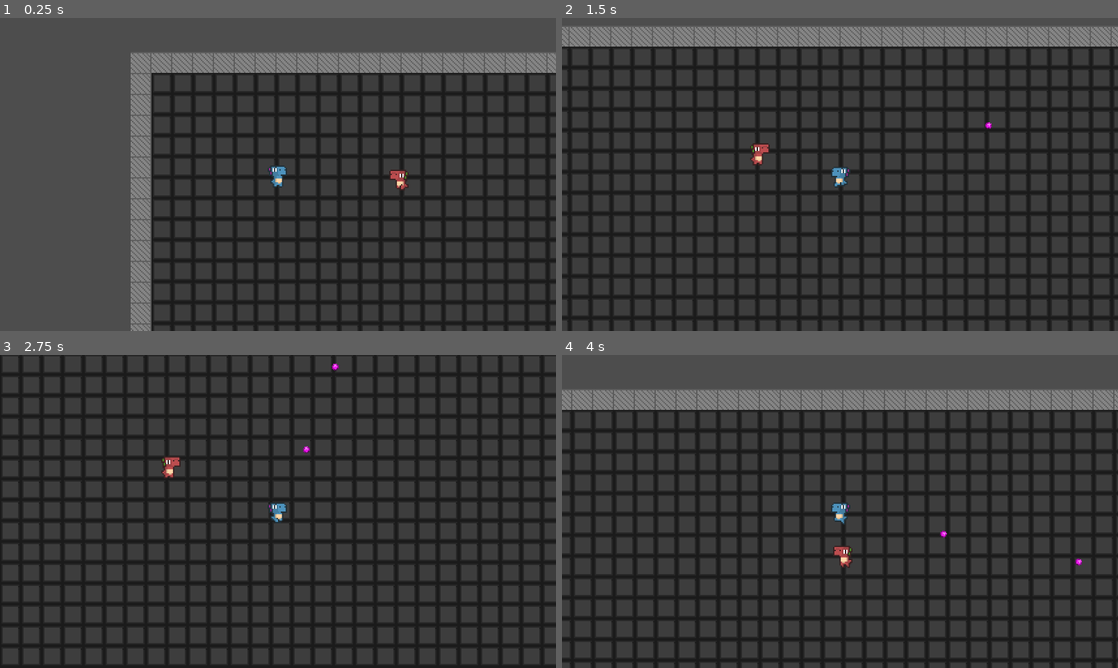
Above: before the commit, frames 1-4 (two rows, left to right).
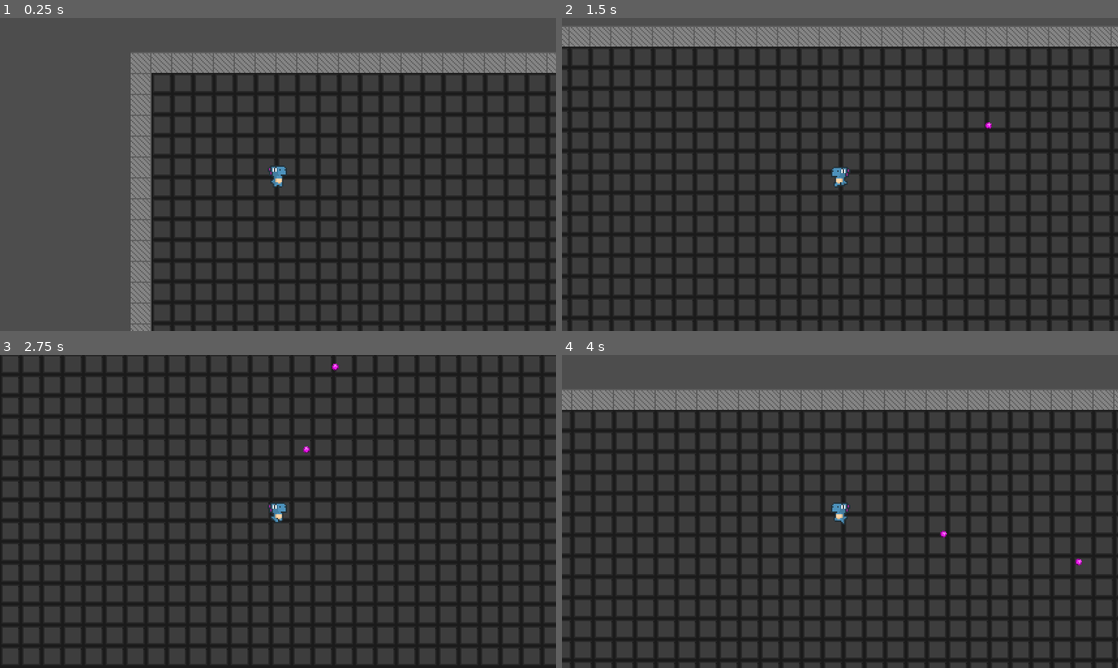
Above: after the commit, the same moments.

Repository: lopezmseb/neon-requiem
Game: Godot game, scene res://Scripts/test.tscn
Two runs of this game, one before a commit and one after it. Both use one fixed random seed, a clock stepped at 60 frames per second and the inputs below.
Inputs (mouse positions are in pixels of both pictures, inside the frame that each line leads up to):
- Up to frame 1 (0.25 s): no input
- Up to frame 2 (1.5 s): move the mouse to (962, 158) at 0.52 s; press the mouse at (962, 158) at 0.53 s; hold D (right) 0.53-1.28 s; tap Space (dash) at 0.8, 1.35 s; move the mouse to (728, 190) at 1.27 s; release the mouse at (728, 190) at 1.28 s; hold S (down) from 1.28 s (still down)
- Up to frame 3 (2.75 s): click (166, 527) at 1.55 s; move the mouse to (333, 442) at 2.02 s; release S (down) at 2.03 s; press the mouse at (333, 442) at 2.03 s; hold D (right) from 2.03 s (still down); tap Space (dash) at 2.3 s
- Up to frame 4 (4 s): move the mouse to (812, 574) at 2.77 s; release D (right) at 2.78 s; release the mouse at (812, 574) at 2.78 s; hold W (up) 2.78-3.53 s; tap Space (dash) at 2.85, 3.8 s; click (812, 574) at 3.05 s; move the mouse to (1006, 558) at 3.52 s; press the mouse at (1006, 558) at 3.53 s; hold A (left) from 3.53 s (still down)

The runs differ from the first frame. In frame 1, 0.2% of the frame differs, in the area x 70-74%, y 48-56%; in frame 2, 0.2%; in frame 3, 0.2%; in frame 4, 0.2%, in the area x 48-53%, y 61-68%.

Commit message:
Working hit detection and health removal, plus enemy spawner

Diff:
--- a/Neon Requiem/Scenes/BaseEnemy.tscn
+++ b/Neon Requiem/Scenes/BaseEnemy.tscn
@@ -80,7 +80,7 @@
 
 [node name="BaseEnemy" type="CharacterBody2D"]
 collision_layer = 2
-collision_mask = 7
+collision_mask = 15
 script = ExtResource("1_eknkv")
 
 [node name="AnimatedSprite2D" type="AnimatedSprite2D" parent="."]
--- a/Neon Requiem/Scenes/Player.gd
+++ /dev/null
@@ -1,59 +0,0 @@
-extends CharacterBody2D
-
-const speed = 100
-const dashSpeed: float = 50
-const bulletSpeed = 500.0
-var is_dash_ready: bool = true
-var is_attack_ready: bool = true
-
-
-const bulletPath = preload("res://Scenes/bullet.tscn")
-
-@onready var animatedSprite = $AnimatedSprite2D
-
-func _physics_process(delta):
-	$Gun.look_at(get_global_mouse_position())
-
-	var moveDirection = Input.get_vector("left","right","up","down");
-	velocity = moveDirection * speed
-
-	if(velocity):
-		animatedSprite.play("Run")
-		animatedSprite.flip_h = velocity.x <= 0
-	else:
-		animatedSprite.play("Idle")
-
-	move_and_slide()
-
-	if Input.is_action_just_pressed("dash") && is_dash_ready:
-		dash()
-
-	if Input.is_action_pressed("attack") && is_attack_ready:
-		shoot()
-
-func dash():
-	is_dash_ready = false
-	$DashCooldown.start()
-	velocity = velocity * dashSpeed
-	move_and_slide()
-
-func _on_dash_cooldown_timeout():
-	is_dash_ready = true
-
-func shoot():
-	is_attack_ready = false
-	$AttackCooldown.start()
-	var bullet = bulletPath.instantiate()
-	get_parent().add_child(bullet)
-
-	# Position the bullet at the player's shooting point (Marker2D).
-	bullet.position = $Gun/Aiming.global_position
-
-	# Set the bullet's velocity and rotation based on the direction to the mouse.
-	var direction = (get_global_mouse_position() - bullet.position).normalized()
-	bullet.velocity = direction * bulletSpeed
-	bullet.rotation = direction.angle()
-
-
-func _on_attack_cooldown_timeout():
-	is_attack_ready = true
--- a/Neon Requiem/Scenes/Player.tscn
+++ b/Neon Requiem/Scenes/Player.tscn
@@ -1,8 +1,7 @@
-[gd_scene load_steps=15 format=3 uid="uid://byw7abk88jgwq"]
+[gd_scene load_steps=14 format=3 uid="uid://byw7abk88jgwq"]
 
 [ext_resource type="Script" path="res://Scripts/Player/Player.gd" id="1_2efai"]
 [ext_resource type="Texture2D" uid="uid://bsg5k6o8v23am" path="res://Assets/TestAssets/CharacterSprites/sheets/DinoSprites - doux.png" id="2_yhugl"]
-[ext_resource type="Script" path="res://Scripts/Stats/HealthComponent.gd" id="6_v21iu"]
 
 [sub_resource type="AtlasTexture" id="AtlasTexture_w0r2t"]
 atlas = ExtResource("2_yhugl")
@@ -84,6 +83,7 @@
 size = Vector2(15, 17)
 
 [node name="Player" type="CharacterBody2D" groups=["Player"]]
+collision_mask = 9
 script = ExtResource("1_2efai")
 
 [node name="AnimatedSprite2D" type="AnimatedSprite2D" parent="."]
@@ -105,6 +105,7 @@
 one_shot = true
 
 [node name="Gun" type="Node2D" parent="."]
+
 [node name="Aiming" type="Marker2D" parent="Gun"]
 position = Vector2(15, 0)
 
--- a/Neon Requiem/Scenes/bullet.tscn
+++ b/Neon Requiem/Scenes/bullet.tscn
@@ -1,16 +1,40 @@
-[gd_scene load_steps=4 format=3 uid="uid://b1vlue38274fi"]
+[gd_scene load_steps=5 format=3 uid="uid://b1vlue38274fi"]
 
-[ext_resource type="Texture2D" uid="uid://bdugsu1fc67h5" path="res://Assets/TestAssets/CharacterSprites/aseprite/bullet.png" id="1_ca1mw"]
-[ext_resource type="Script" path="res://Scripts/Player/bullet.gd" id="1_qax6u"]
+[ext_resource type="Script" path="res://Scripts/Player/bullet.gd" id="1_jia21"]
+[ext_resource type="Texture2D" uid="uid://bdugsu1fc67h5" path="res://Assets/TestAssets/CharacterSprites/aseprite/bullet.png" id="2_bmigj"]
+[ext_resource type="Script" path="res://Scripts/Stats/AttackComponent.gd" id="3_lof4c"]
 
 [sub_resource type="CircleShape2D" id="CircleShape2D_tnpq7"]
 radius = 2.0
 
-[node name="CharacterBody2D" type="CharacterBody2D"]
-script = ExtResource("1_qax6u")
+[node name="Bullet" type="CharacterBody2D"]
+collision_layer = 8
+collision_mask = 3
+script = ExtResource("1_jia21")
 
-[node name="Bullet" type="Sprite2D" parent="."]
-texture = ExtResource("1_ca1mw")
+[node name="BulletSprite" type="Sprite2D" parent="."]
+texture = ExtResource("2_bmigj")
 
 [node name="CollisionShape2D" type="CollisionShape2D" parent="."]
 shape = SubResource("CircleShape2D_tnpq7")
+disabled = true
+
+[node name="Area2D" type="Area2D" parent="."]
+collision_layer = 8
+collision_mask = 3
+
+[node name="CollisionShape2D" type="CollisionShape2D" parent="Area2D"]
+shape = SubResource("CircleShape2D_tnpq7")
+
+[node name="Life" type="Timer" parent="."]
+wait_time = 3.0
+one_shot = true
+autostart = true
+
+[node name="AttackComponent" type="Node" parent="."]
+script = ExtResource("3_lof4c")
+baseAttack = 5.0
+
+[connection signal="body_entered" from="Area2D" to="." method="_on_area_2d_body_entered"]
+[connection signal="body_entered" from="Area2D" to="Area2D" method="_on_body_entered"]
+[connection signal="timeout" from="Life" to="." method="_on_life_timeout"]
--- /dev/null
+++ b/Neon Requiem/Scripts/Enemy/EnemySpawner.gd
@@ -0,0 +1,19 @@
+extends Node
+
+@export var spawnArea: CollisionShape2D
+@export var numOfEnemies: int = 4
+
+const enemyScene: PackedScene = preload("res://Scenes/BaseEnemy.tscn")
+
+func _ready():
+	var origin = spawnArea.get_transform().get_origin()
+	var size = spawnArea.shape.extents * 2
+
+	for i in range(0, numOfEnemies):
+		var instance: CharacterBody2D = enemyScene.instantiate()
+
+		var randomPositionX = randf_range(origin.x, origin.x + size.x)
+		var randomPositionY = randf_range(origin.y, origin.y + size.y)
+		instance.position = Vector2(randomPositionX, randomPositionY)
+
+		add_child(instance)
--- a/Neon Requiem/Scripts/Player/bullet.gd
+++ b/Neon Requiem/Scripts/Player/bullet.gd
@@ -1,12 +1,37 @@
 extends CharacterBody2D
 
-const SPEED = 300.0
+const SPEED = 300
 
 
 func _physics_process(delta):
 	# Move the bullet and check for collisions
-	var collision = move_and_collide(velocity.normalized() * SPEED * delta)
+	move_and_collide(velocity.normalized()* SPEED * delta)
 
-	# If a collision occurs, remove the bullet
-	if collision:
-		queue_free()  # Remove the bullet from the scene
+
+func _on_area_2d_body_entered(body):
+	# Get Health Component
+	var health = body.find_child("HealthComponent")
+
+	# If the object does not have a health component, then it must be a wall
+	# therefore, delete projectile
+	if(health == null):
+		queue_free()
+		return
+
+	# Get Attack Component
+	var attack = find_child("AttackComponent")
+
+	#If projectile has attack component, then damage object
+	if(attack == null):
+		return
+
+	# Deal damage to enemy
+	health.damage(attack)
+
+	queue_free()
+
+
+
+func _on_life_timeout():
+	# Once Timer runs out, delete projectile.
+	queue_free()
--- a/Neon Requiem/Scripts/Stats/HealthComponent.gd
+++ b/Neon Requiem/Scripts/Stats/HealthComponent.gd
@@ -6,3 +6,7 @@
 
 func damage(attack: AttackComponent):
 	currentHealth -= attack.calculateDamage()
+
+	# If health == 0 or lower, destroy the object.
+	if(currentHealth <= 0):
+		get_parent().queue_free()
--- a/Neon Requiem/Scripts/Stats/HitboxDetection.gd
+++ b/Neon Requiem/Scripts/Stats/HitboxDetection.gd
@@ -1,4 +1,5 @@
 extends Area2D
+class_name HitboxCollision
 
 @onready var healthComponent: HealthComponent
 
--- a/Neon Requiem/Scripts/test.tscn
+++ b/Neon Requiem/Scripts/test.tscn
@@ -1,8 +1,9 @@
-[gd_scene load_steps=6 format=3 uid="uid://dyf55hnqn1bgi"]
+[gd_scene load_steps=8 format=3 uid="uid://dyf55hnqn1bgi"]
 
 [ext_resource type="Texture2D" uid="uid://sktayqgcfgkn" path="res://Assets/TestAssets/TileMaps/minitileset.png" id="1_p7d7v"]
 [ext_resource type="PackedScene" uid="uid://byw7abk88jgwq" path="res://Scenes/Player.tscn" id="2_3l062"]
 [ext_resource type="PackedScene" uid="uid://577xd1d52p1t" path="res://Scenes/BaseEnemy.tscn" id="3_akghi"]
+[ext_resource type="Script" path="res://Scripts/Enemy/EnemySpawner.gd" id="4_6m008"]
 
 [sub_resource type="TileSetAtlasSource" id="TileSetAtlasSource_ighu3"]
 texture = ExtResource("1_p7d7v")
@@ -174,7 +175,14 @@
 physics_layer_0/collision_layer = 1
 sources/0 = SubResource("TileSetAtlasSource_ighu3")
 
+[sub_resource type="RectangleShape2D" id="RectangleShape2D_ptw7s"]
+size = Vector2(1232.5, 672)
+
 [node name="Node2D" type="Node2D"]
+
+[node name="EnemySpawner" type="Node" parent="." node_paths=PackedStringArray("spawnArea")]
+script = ExtResource("4_6m008")
+spawnArea = NodePath("../Area2D/CollisionShape2D")
 
 [node name="TileMap" type="TileMap" parent="."]
 position = Vector2(0, -1)
@@ -189,4 +197,12 @@
 zoom = Vector2(3, 3)
 
 [node name="BaseEnemy" parent="." instance=ExtResource("3_akghi")]
+visible = false
 position = Vector2(217, 101)
+
+[node name="Area2D" type="Area2D" parent="."]
+
+[node name="CollisionShape2D" type="CollisionShape2D" parent="Area2D"]
+position = Vector2(632.75, 351)
+shape = SubResource("RectangleShape2D_ptw7s")
+disabled = true
--- a/Neon Requiem/project.godot
+++ b/Neon Requiem/project.godot
@@ -61,6 +61,13 @@
 ]
 }
 
+[layer_names]
+
+2d_physics/layer_1="Player"
+2d_physics/layer_2="Enemies"
+2d_physics/layer_3="Walls"
+2d_physics/layer_4="Projectiles"
+
 [rendering]
 
 textures/canvas_textures/default_texture_filter=0
